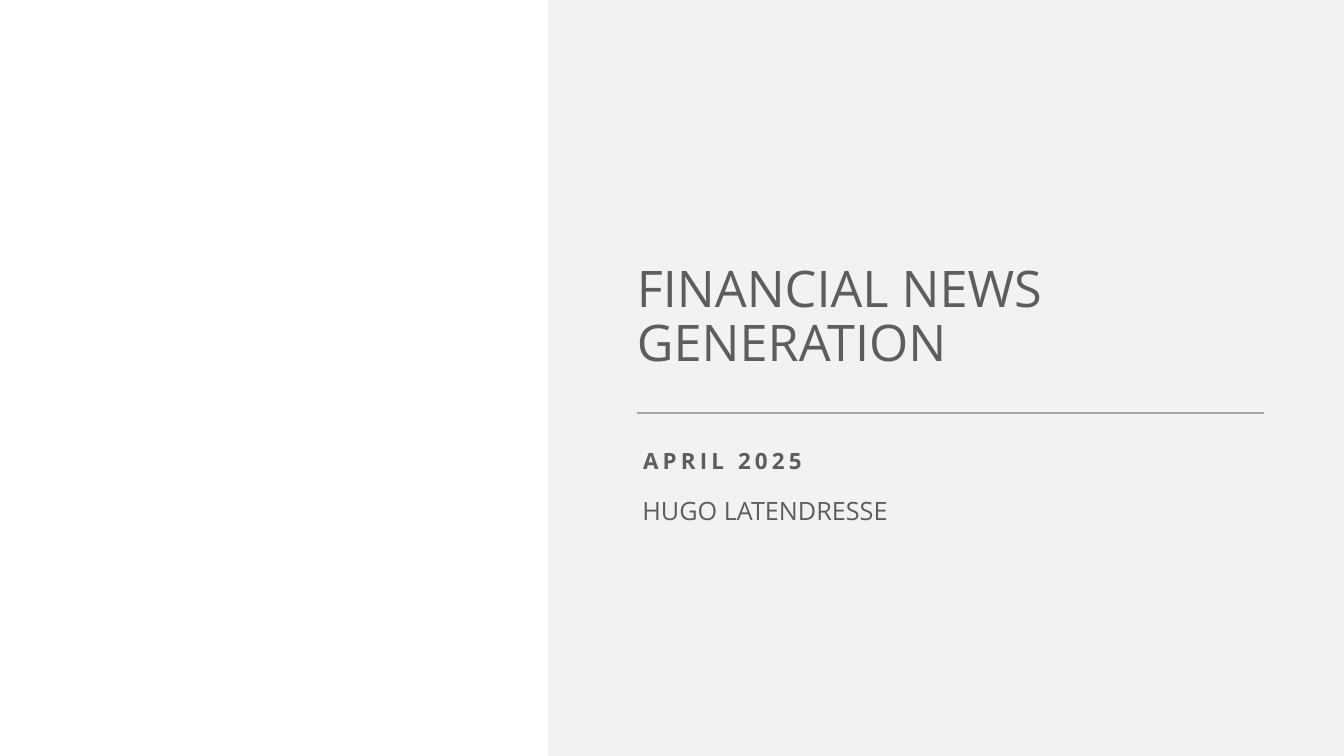
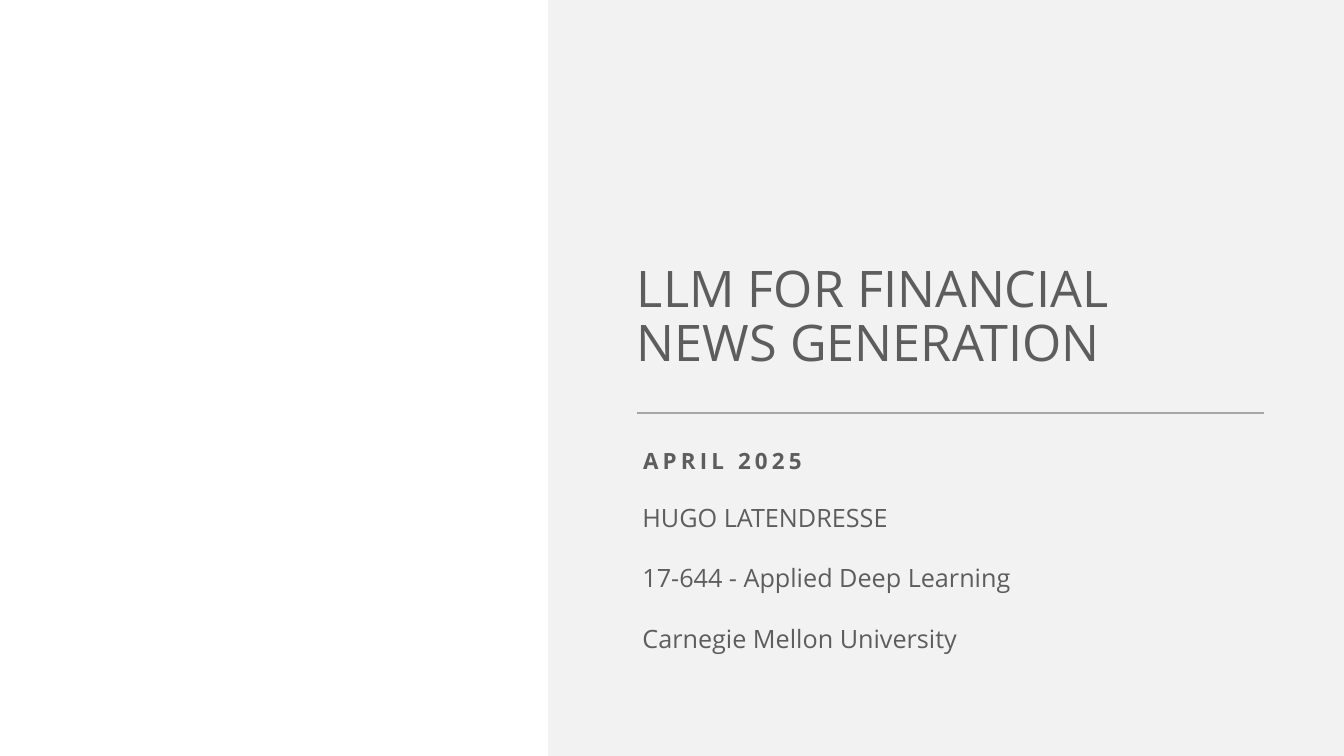
Before and after one commit to hugolatendresse/llm, a slide deck: slide 1 of Presentation.pptx. Drawn at 1344x756 pixels with LibreOffice and Linux fonts; fonts in the diff are those of the drawing; background and template pictures are left out. Boxes give left, top, right and bottom in pixels: in the first picture for what was removed or moved away, otherwise in the second. Text is boxed around its words. In the diff, an @@ line names an element or a change of style, - is before the commit and + after.

```diff
--- a/Presentation.pptx
+++ b/Presentation.pptx
@@ text at <box>637,270,1109,362</box>: text changed @@
-FINANCIAL NEWS GENERATION
+LLM FOR FINANCIAL NEWS GENERATION
@@ text at <box>642,568,1011,654</box>: paragraphs added @@
+17-644 - Applied Deep Learning
+Carnegie Mellon University
```
Also in this commit, not shown: 6 other slides changed.
